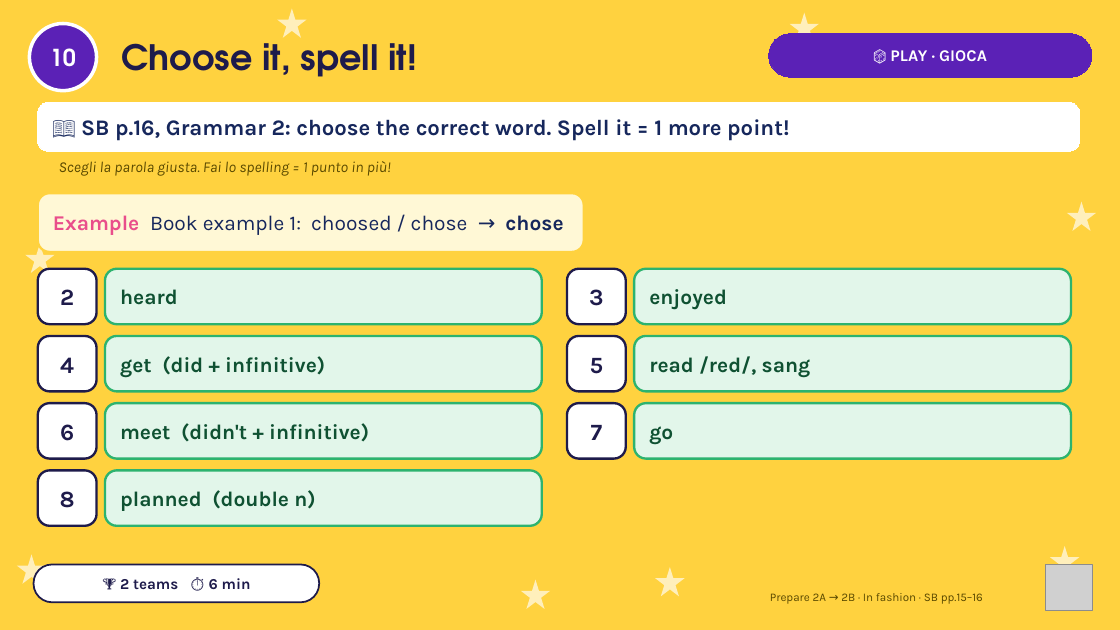
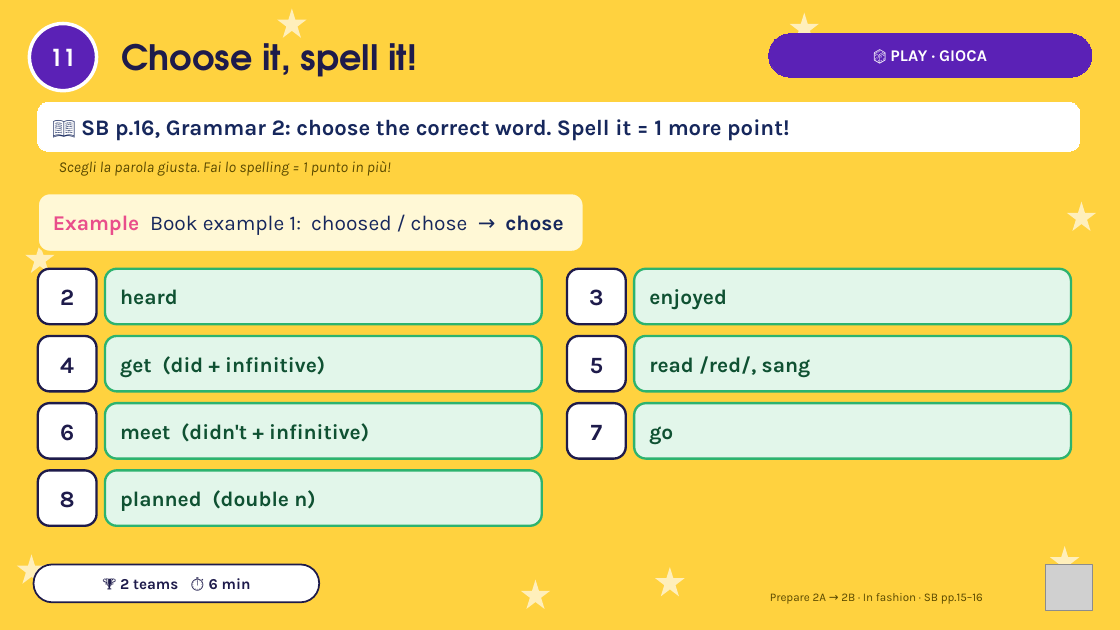
Before and after one commit to londonlanguageschool/Bagheria-, a slide deck: slide 11 of materials/PREP/PREP_2A-2B_In_fashion_then_and_now.pptx (slide 10 before the commit). Drawn at 1120x630 pixels with LibreOffice and Linux fonts; fonts in the diff are those of the drawing; grey boxes stand for pictures. Boxes give left, top, right and bottom in pixels: in the first picture for what was removed or moved away, otherwise in the second. Text is boxed around its words. In the diff, an @@ line names an element or a change of style, - is before the commit and + after.

```diff
--- a/materials/PREP/PREP_2A-2B_In_fashion_then_and_now.pptx
+++ b/materials/PREP/PREP_2A-2B_In_fashion_then_and_now.pptx
@@ text in ellipse at <box>50,48,76,66</box>: text changed @@
-10
+11
```
Also in this commit, not shown: 8 other slides changed, 2 slides added, 1 slide removed.
